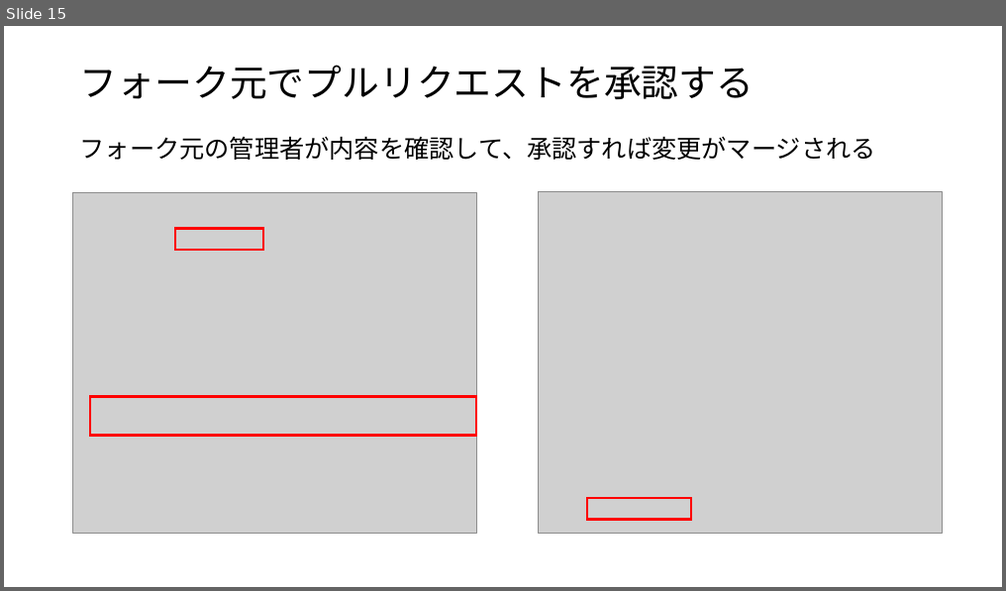
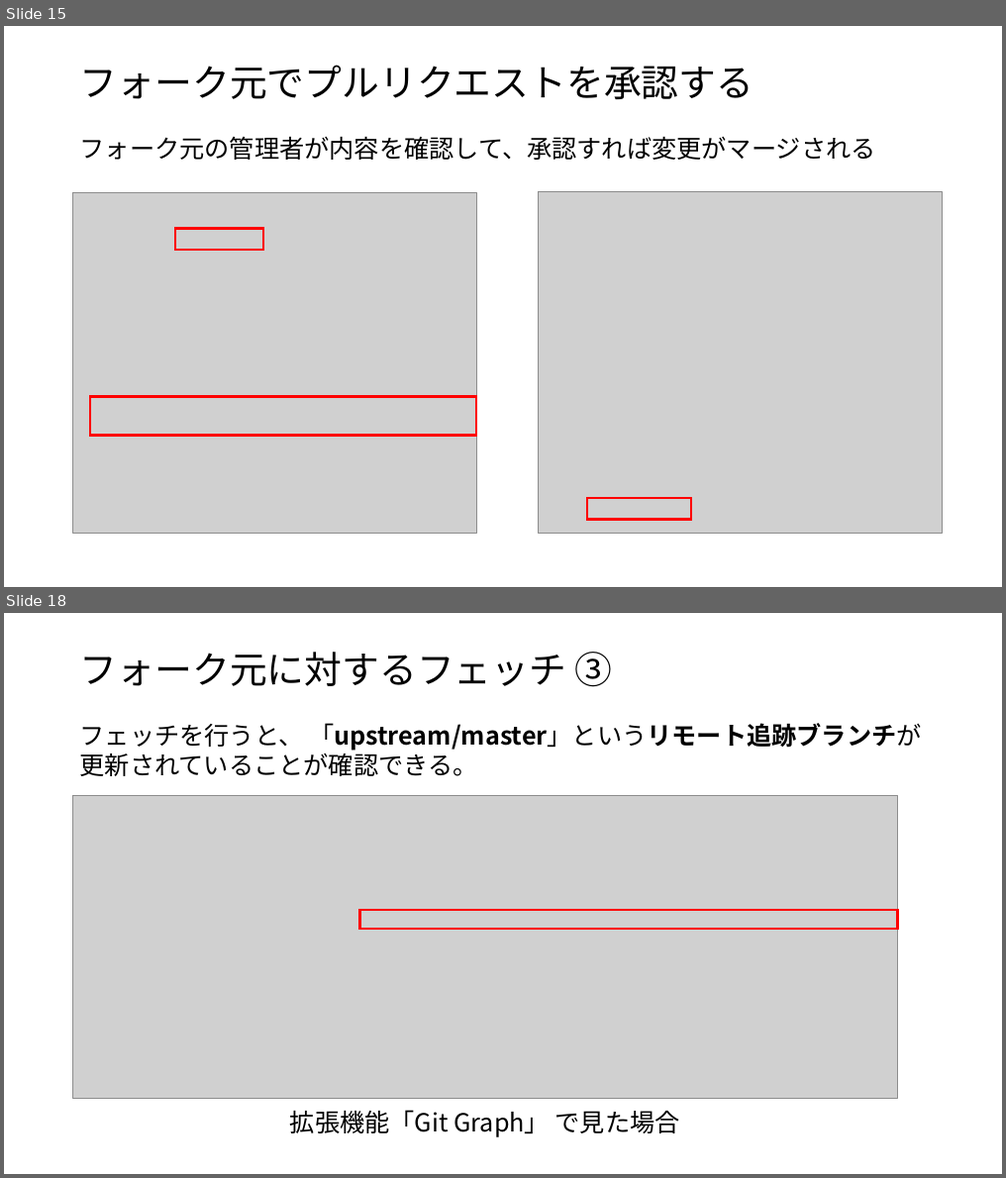
Before and after one commit to Daichi-Hamada/learn-git, a slide deck: GitHubを利用した開発練習/GitHubを利用した開発練習.pptx. Shown one above the other, each under a label of ours: slide 15 before the commit, slides 15 and 18 after it; the slides between them are not shown. The pictures are 1006x591 and 1006x1178 pixels, drawn with LibreOffice and Linux fonts; fonts in the diff are those of the drawing; grey boxes stand for pictures. Boxes give left, top, right and bottom in pixels: in the first picture for what was removed or moved away, otherwise in the second. Text is boxed around its words. In the diff, an @@ line names an element or a change of style, - is before the commit and + after.

Commit message:
資料の更新

```diff
--- a/GitHubを利用した開発練習/GitHubを利用した開発練習.pptx
+++ b/GitHubを利用した開発練習/GitHubを利用した開発練習.pptx
@@ slide 18 added at (4, 613, 1002, 1174), background #FFFFFF @@
@@ title added at (80, 652, 613, 687), 36 pt, text #000000 @@
+フォーク元に対するフェッチ ③
@@ text added at (80, 723, 922, 776), 24 pt, text #000000 @@
+フェッチを行うと、 「upstream/master」というリモート追跡ブランチが更新されていることが確認できる。
@@ picture added at (73, 796, 898, 1098) @@
@@ rectangle added at (360, 910, 898, 929), outline #FF0000 2.25 pt @@
@@ text added at (290, 1110, 680, 1138), 24 pt, text #000000 @@
+拡張機能「Git Graph」 で見た場合
```
Also in this commit, not shown: 4 other slides added, 7 other files.
